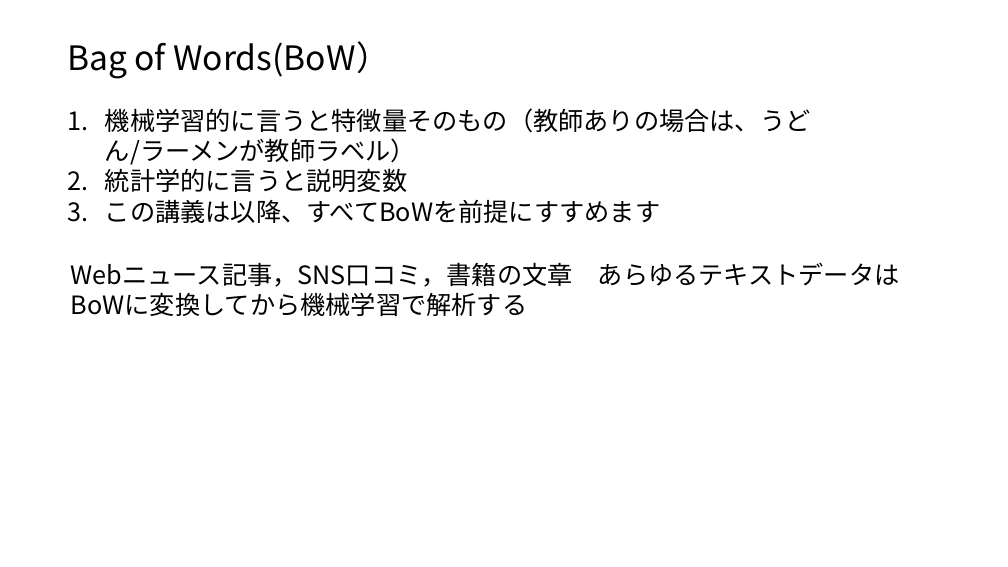
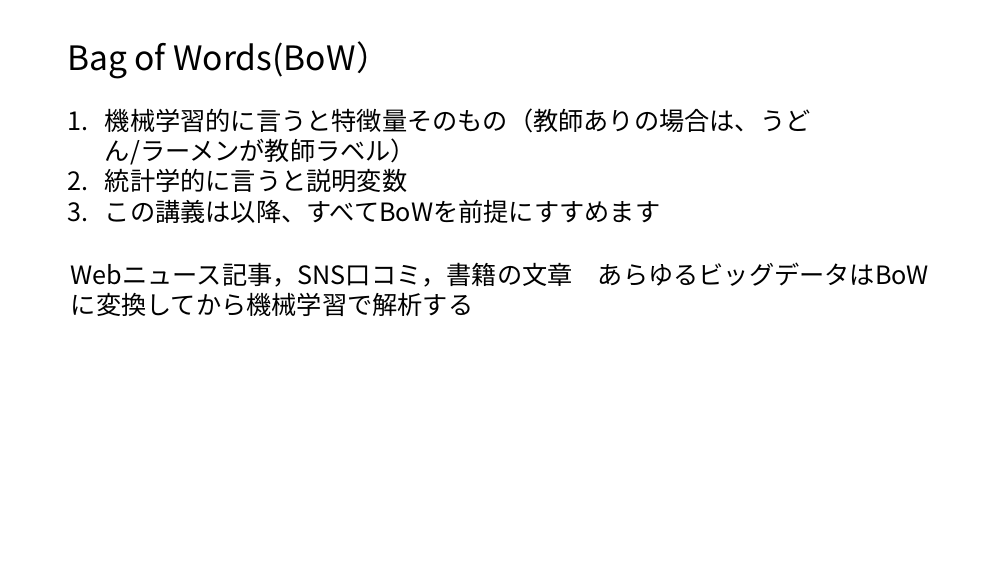
Before and after one commit to ueharaLab/NLP3_BoW, a slide deck: slide 7 of textmining3 BOW.pptx (slide 6 before the commit). Drawn at 1008x567 pixels with LibreOffice and Linux fonts; fonts in the diff are those of the drawing. Boxes give left, top, right and bottom in pixels: in the first picture for what was removed or moved away, otherwise in the second. Text is boxed around its words. In the diff, an @@ line names an element or a change of style, - is before the commit and + after.

```diff
--- a/textmining3 BOW.pptx
+++ b/textmining3 BOW.pptx
@@ text at <box>71,262,929,287</box>: text changed @@
-Webニュース記事，SNS口コミ，書籍の文章 あらゆるテキストデータはBoWに変換してから機械学習で解析する
+Webニュース記事，SNS口コミ，書籍の文章 あらゆるビッグデータはBoWに変換してから機械学習で解析する
```
Also in this commit, not shown: 3 other slides changed, 3 slides added, 2 other files.
